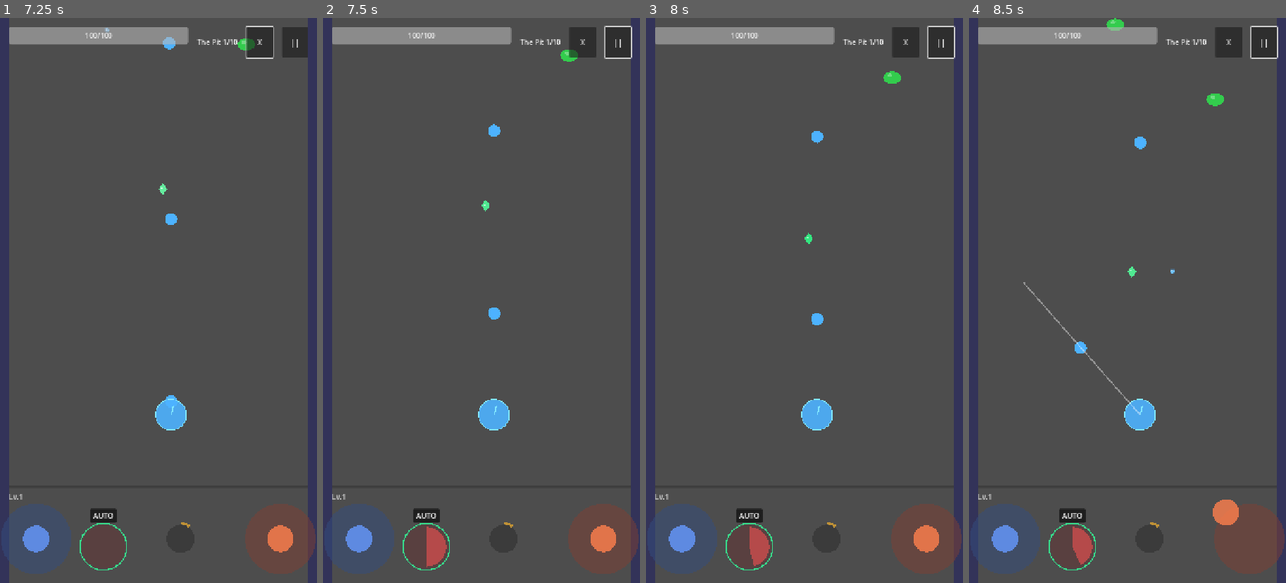
Above: before the commit, frames 1-4 (left to right).
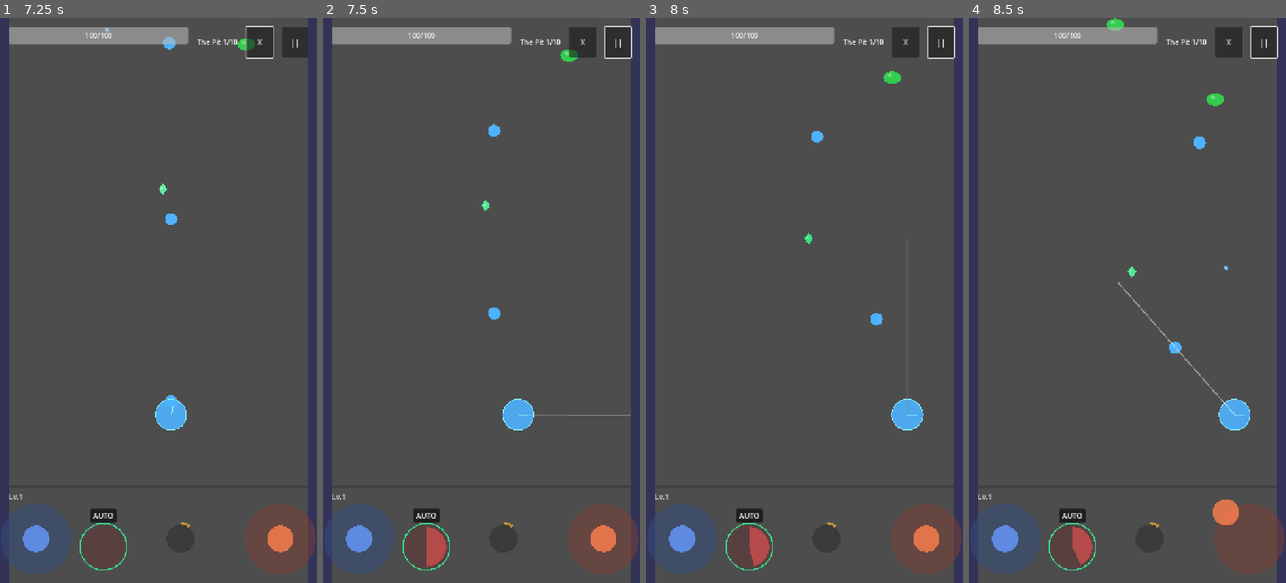
Above: after the commit, the same moments.

Repository: Randroids-Dojo/GoPit
Game: Godot game, scene res://scenes/game.tscn
The game is run twice, just before and just after one commit, with the same random seed, the same clock (stepped at 60 frames per second) and the same inputs.
Inputs (mouse positions are in pixels of both pictures, inside the frame that each line leads up to):
- Up to frame 1 (7.25 s): click "START" at 0.5 s; click "START" at 1.25 s; click ")))" at 2 s; click "||" at 2.75 s; click "Resume" at 3.5 s; click "AUTO" at 4.25 s; click "X" at 5 s; tap Enter at 5.75 s; drag from (34, 537) to (161, 91) at 5.77 s; drag from (104, 549) to (161, 136) at 6.52 s
- Up to frame 2 (7.5 s): move the mouse to (503, 537) at 7.27 s; hold D (move_right, bound only after the commit) from 7.28 s (still down); tap Right (aim_right, bound only after the commit) at 7.35 s; click (503, 537) at 7.42 s
- Up to frame 3 (8 s): keep holding D (move_right, bound only after the commit); tap Up (aim_up, bound only after the commit) at 7.55 s
- Up to frame 4 (8.5 s): release D (move_right, bound only after the commit) at 8 s; drag from (1247, 537) to (1140, 413) at 8.02 s

Frame 1 is identical in both runs. In frame 2, 0.8% of the frame differs, in the area x 48-98%, y 67-73%; in frame 3, 1.0%; in frame 4, 1.4%, in the area x 17-89%, y 21-73%.

Commit message:
Add keyboard controls support (WASD, arrows, space)
- Add input actions to project.godot for keyboard controls
- Implement keyboard handling in game_controller.gd:
  - WASD for player movement
  - Arrow keys for aiming
  - Space to fire
  - E for ultimate
  - Tab to toggle autofire
  - M to toggle mute
  - Escape for pause (already existed)
- Create godot-input-best-practices.md documentation
- Update README.md with keyboard controls reference
- Keyboard works alongside existing touch/joystick input

Diff:
--- a/project.godot
+++ b/project.godot
@@ -50,6 +50,69 @@
 renderer/rendering_method="gl_compatibility"
 renderer/rendering_method.mobile="gl_compatibility"
 
+[input]
+
+move_up={
+"deadzone": 0.5,
+"events": [Object(InputEventKey,"resource_local_to_scene":false,"resource_name":"","device":-1,"window_id":0,"alt_pressed":false,"shift_pressed":false,"ctrl_pressed":false,"meta_pressed":false,"pressed":false,"keycode":0,"physical_keycode":87,"key_label":0,"unicode":119,"location":0,"echo":false,"script":null)
+]
+}
+move_down={
+"deadzone": 0.5,
+"events": [Object(InputEventKey,"resource_local_to_scene":false,"resource_name":"","device":-1,"window_id":0,"alt_pressed":false,"shift_pressed":false,"ctrl_pressed":false,"meta_pressed":false,"pressed":false,"keycode":0,"physical_keycode":83,"key_label":0,"unicode":115,"location":0,"echo":false,"script":null)
+]
+}
+move_left={
+"deadzone": 0.5,
+"events": [Object(InputEventKey,"resource_local_to_scene":false,"resource_name":"","device":-1,"window_id":0,"alt_pressed":false,"shift_pressed":false,"ctrl_pressed":false,"meta_pressed":false,"pressed":false,"keycode":0,"physical_keycode":65,"key_label":0,"unicode":97,"location":0,"echo":false,"script":null)
+]
+}
+move_right={
+"deadzone": 0.5,
+"events": [Object(InputEventKey,"resource_local_to_scene":false,"resource_name":"","device":-1,"window_id":0,"alt_pressed":false,"shift_pressed":false,"ctrl_pressed":false,"meta_pressed":false,"pressed":false,"keycode":0,"physical_keycode":68,"key_label":0,"unicode":100,"location":0,"echo":false,"script":null)
+]
+}
+aim_up={
+"deadzone": 0.5,
+"events": [Object(InputEventKey,"resource_local_to_scene":false,"resource_name":"","device":-1,"window_id":0,"alt_pressed":false,"shift_pressed":false,"ctrl_pressed":false,"meta_pressed":false,"pressed":false,"keycode":0,"physical_keycode":4194320,"key_label":0,"unicode":0,"location":0,"echo":false,"script":null)
+]
+}
+aim_down={
+"deadzone": 0.5,
+"events": [Object(InputEventKey,"resource_local_to_scene":false,"resource_name":"","device":-1,"window_id":0,"alt_pressed":false,"shift_pressed":false,"ctrl_pressed":false,"meta_pressed":false,"pressed":false,"keycode":0,"physical_keycode":4194322,"key_label":0,"unicode":0,"location":0,"echo":false,"script":null)
+]
+}
+aim_left={
+"deadzone": 0.5,
+"events": [Object(InputEventKey,"resource_local_to_scene":false,"resource_name":"","device":-1,"window_id":0,"alt_pressed":false,"shift_pressed":false,"ctrl_pressed":false,"meta_pressed":false,"pressed":false,"keycode":0,"physical_keycode":4194319,"key_label":0,"unicode":0,"location":0,"echo":false,"script":null)
+]
+}
+aim_right={
+"deadzone": 0.5,
+"events": [Object(InputEventKey,"resource_local_to_scene":false,"resource_name":"","device":-1,"window_id":0,"alt_pressed":false,"shift_pressed":false,"ctrl_pressed":false,"meta_pressed":false,"pressed":false,"keycode":0,"physical_keycode":4194321,"key_label":0,"unicode":0,"location":0,"echo":false,"script":null)
+]
+}
+fire={
+"deadzone": 0.5,
+"events": [Object(InputEventKey,"resource_local_to_scene":false,"resource_name":"","device":-1,"window_id":0,"alt_pressed":false,"shift_pressed":false,"ctrl_pressed":false,"meta_pressed":false,"pressed":false,"keycode":0,"physical_keycode":32,"key_label":0,"unicode":32,"location":0,"echo":false,"script":null)
+]
+}
+ultimate={
+"deadzone": 0.5,
+"events": [Object(InputEventKey,"resource_local_to_scene":false,"resource_name":"","device":-1,"window_id":0,"alt_pressed":false,"shift_pressed":false,"ctrl_pressed":false,"meta_pressed":false,"pressed":false,"keycode":0,"physical_keycode":69,"key_label":0,"unicode":101,"location":0,"echo":false,"script":null)
+]
+}
+toggle_auto={
+"deadzone": 0.5,
+"events": [Object(InputEventKey,"resource_local_to_scene":false,"resource_name":"","device":-1,"window_id":0,"alt_pressed":false,"shift_pressed":false,"ctrl_pressed":false,"meta_pressed":false,"pressed":false,"keycode":0,"physical_keycode":4194306,"key_label":0,"unicode":0,"location":0,"echo":false,"script":null)
+]
+}
+toggle_mute={
+"deadzone": 0.5,
+"events": [Object(InputEventKey,"resource_local_to_scene":false,"resource_name":"","device":-1,"window_id":0,"alt_pressed":false,"shift_pressed":false,"ctrl_pressed":false,"meta_pressed":false,"pressed":false,"keycode":0,"physical_keycode":77,"key_label":0,"unicode":109,"location":0,"echo":false,"script":null)
+]
+}
+
 [audio]
 
 buses/default_bus_layout="res://default_bus_layout.tres"
--- a/scripts/game/game_controller.gd
+++ b/scripts/game/game_controller.gd
@@ -45,6 +45,10 @@
 var enemies_killed_this_wave: int = 0
 var enemies_per_wave: int = 5
 
+# Keyboard input tracking
+var _keyboard_aim_direction: Vector2 = Vector2.ZERO
+var _last_keyboard_aim: Vector2 = Vector2.UP  # Default aim upward
+
 
 func _ready() -> void:
 	viewport_height = get_viewport_rect().size.y
@@ -361,6 +365,7 @@
 
 func _process(_delta: float) -> void:
 	_cleanup_offscreen_balls()
+	_handle_keyboard_input()
 
 
 func _notification(what: int) -> void:
@@ -531,3 +536,75 @@
 func _on_boss_enemy_died(_enemy: Node) -> void:
 	"""Boss died signal handler - record kill"""
 	GameManager.record_enemy_kill()
+
+
+# ============================================================================
+# KEYBOARD INPUT HANDLING
+# ============================================================================
+
+func _handle_keyboard_input() -> void:
+	"""Handle continuous keyboard input for movement and aiming"""
+	if GameManager.current_state != GameManager.GameState.PLAYING:
+		return
+
+	# Get movement direction from WASD
+	var move_dir := Input.get_vector("move_left", "move_right", "move_up", "move_down")
+	if move_dir.length() > 0.1:
+		if player and player.has_method("set_movement_input"):
+			player.set_movement_input(move_dir)
+	else:
+		# Only clear if no joystick is also providing input
+		# Check if move joystick is not being used
+		if move_joystick and not move_joystick.is_dragging:
+			if player and player.has_method("set_movement_input"):
+				player.set_movement_input(Vector2.ZERO)
+
+	# Get aim direction from arrow keys
+	var aim_dir := Input.get_vector("aim_left", "aim_right", "aim_up", "aim_down")
+	if aim_dir.length() > 0.1:
+		_keyboard_aim_direction = aim_dir.normalized()
+		_last_keyboard_aim = _keyboard_aim_direction
+
+		# Set aim direction on ball spawner
+		if ball_spawner:
+			ball_spawner.set_aim_direction(_keyboard_aim_direction)
+
+		# Show aim line from player position
+		if aim_line and player:
+			aim_line.show_line(_keyboard_aim_direction, player.global_position)
+	else:
+		# When no aim keys pressed, hide aim line (unless joystick is active)
+		if aim_joystick and not aim_joystick.is_dragging:
+			if _keyboard_aim_direction.length() > 0:
+				_keyboard_aim_direction = Vector2.ZERO
+				if aim_line:
+					aim_line.hide_line()
+
+
+func _unhandled_input(event: InputEvent) -> void:
+	"""Handle discrete keyboard actions (fire, ultimate, toggle auto, mute)"""
+
+	# Fire with Space (when autofire is off)
+	if event.is_action_pressed("fire"):
+		if GameManager.current_state == GameManager.GameState.PLAYING:
+			if fire_button and fire_button.can_fire():
+				# If no aim direction, use last known aim or default up
+				if ball_spawner and _last_keyboard_aim.length() > 0:
+					ball_spawner.set_aim_direction(_last_keyboard_aim)
+				fire_button._try_fire()
+
+	# Ultimate with E
+	if event.is_action_pressed("ultimate"):
+		if GameManager.current_state == GameManager.GameState.PLAYING:
+			if ultimate_button:
+				ultimate_button._try_activate()
+
+	# Toggle autofire with Tab
+	if event.is_action_pressed("toggle_auto"):
+		if GameManager.current_state == GameManager.GameState.PLAYING:
+			if fire_button:
+				fire_button.toggle_autofire()
+
+	# Toggle mute with M (works anytime)
+	if event.is_action_pressed("toggle_mute"):
+		SoundManager.toggle_mute()
Not shown, changed: README.md
Not shown, added: docs/godot-input-best-practices.md
